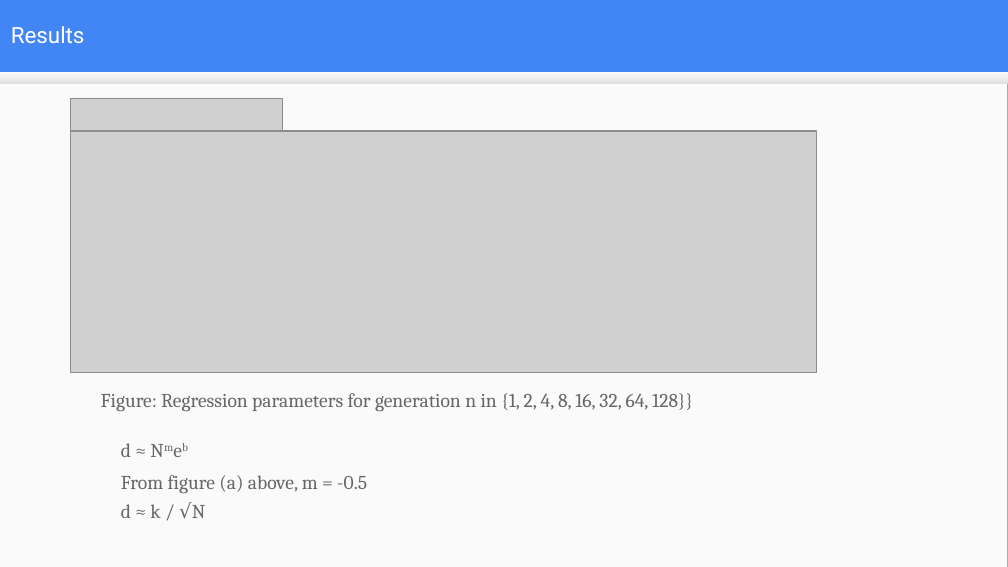
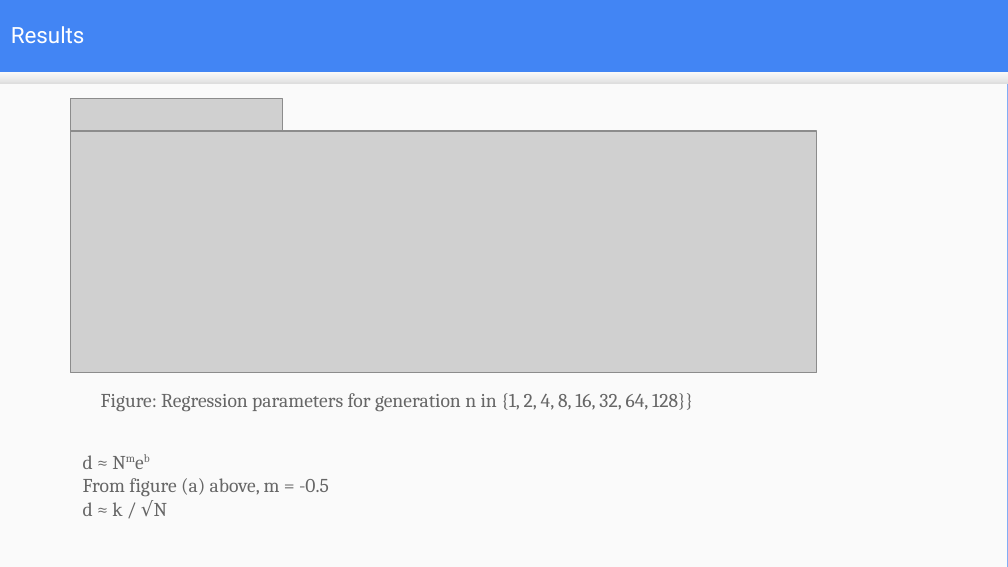
Before and after one commit to mduwalsh/project, a slide deck: slide 18 of thesis_slides_mahendra.odp (slide 17 before the commit). Drawn at 1008x567 pixels with LibreOffice and Linux fonts; fonts in the diff are those of the drawing; grey boxes stand for pictures. Boxes give left, top, right and bottom in pixels: in the first picture for what was removed or moved away, otherwise in the second. Text is boxed around its words. In the diff, an @@ line names an element or a change of style, - is before the commit and + after.

```diff
--- a/thesis_slides_mahendra.odp
+++ b/thesis_slides_mahendra.odp
@@ text "d ≈ Nmeb": place and size @@
-text "d ≈ Nmeb" at (121, 475, 367, 493)
+text "d ≈ Nmeb" at (83, 455, 329, 516)
@@ text removed at (121, 443, 131, 457) @@
-d ≈ Nmeb
@@ text at (83, 455, 93, 469): paragraph added @@
+d ≈ Nmeb
@@ text at (83, 500, 167, 516): paragraph added @@
+d ≈ k / √N
@@ text removed at (121, 502, 205, 519) @@
-d ≈ k / √N
```
Also in this commit, not shown: 10 other slides changed, 13 slides added, 4 slides removed, 4 other files.
